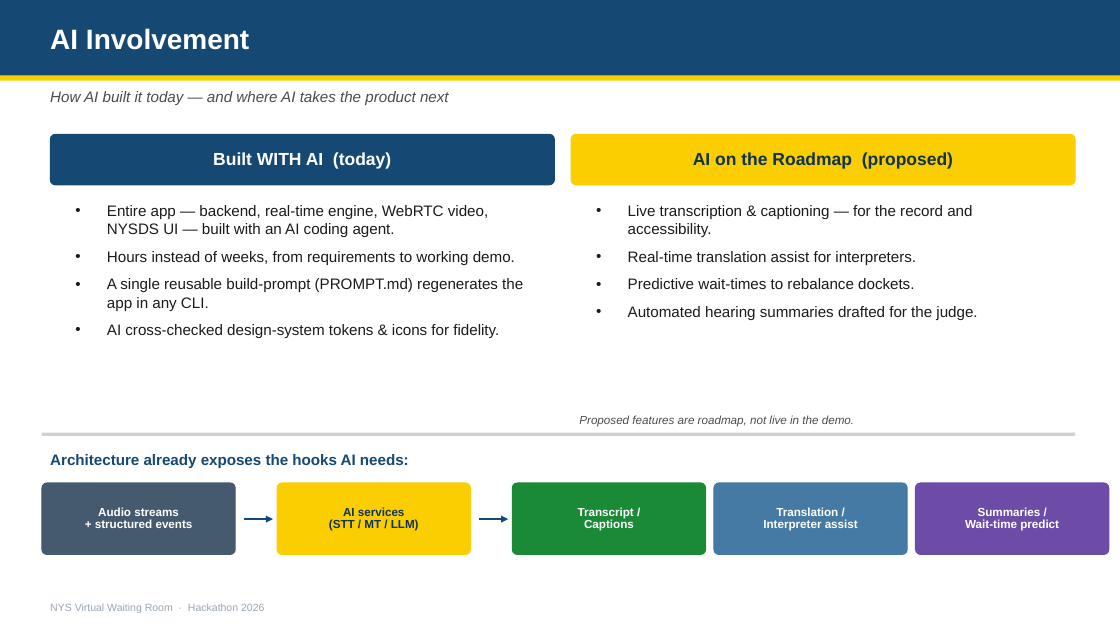
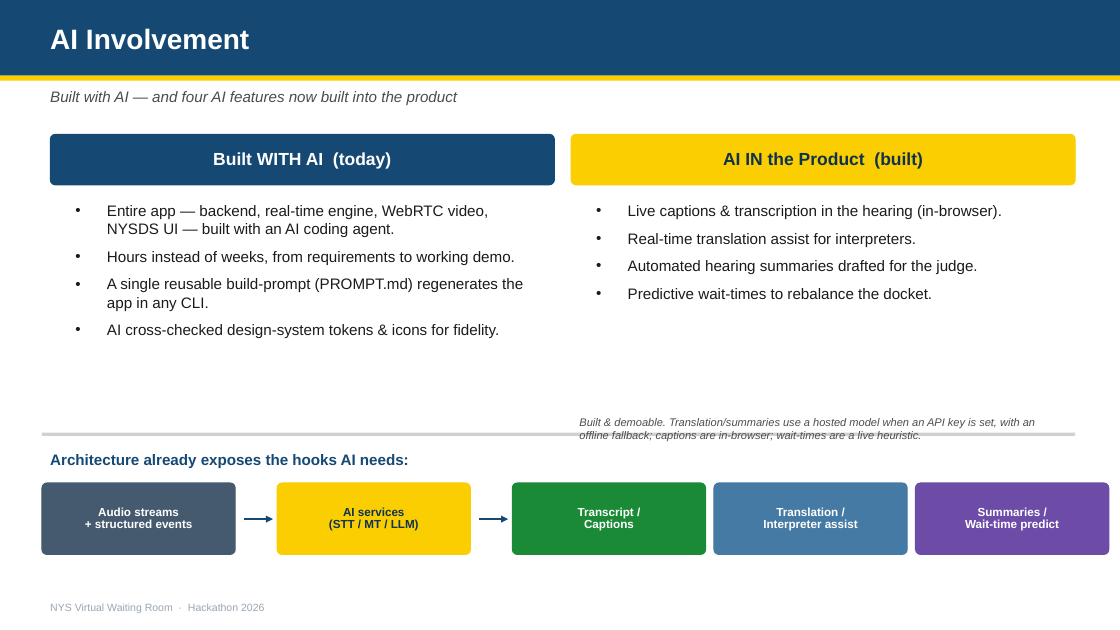
Before and after one commit to senugala46/nys-virtual-waiting-room, a slide deck: slide 8 of VWR-Pitch-Deck.pptx. Drawn at 1120x630 pixels with LibreOffice and Linux fonts; fonts in the diff are those of the drawing. Boxes give left, top, right and bottom in pixels: in the first picture for what was removed or moved away, otherwise in the second. Text is boxed around its words. In the diff, an @@ line names an element or a change of style, - is before the commit and + after.

```diff
--- a/VWR-Pitch-Deck.pptx
+++ b/VWR-Pitch-Deck.pptx
@@ text at (50,91,457,105): text changed @@
-How AI built it today — and where AI takes the product next
+Built with AI — and four AI features now built into the product
@@ text in rounded rectangle at (723,152,923,169): text changed @@
-AI on the Roadmap (proposed)
+AI IN the Product (built)
@@ text at (628,205,1002,219): text changed @@
-• Live transcription & captioning — for the record and accessibility.
+• Live captions & transcription in the hearing (in-browser).
@@ text at (628,278,914,289): paragraph removed @@
-• Predictive wait-times to rebalance dockets.
@@ text at (628,288,932,299): paragraph added @@
+• Predictive wait-times to rebalance the docket.
@@ text at (579,418,1035,441): text changed; size 10 to 9.5 pt @@
-Proposed features are roadmap, not live in the demo.
+Built & demoable. Translation/summaries use a hosted model when an API key is set, with an offline fallback; captions are in-browser; wait-times are a live heuristic.
```
Also in this commit, not shown: 1 other slide changed, 3 other files.
